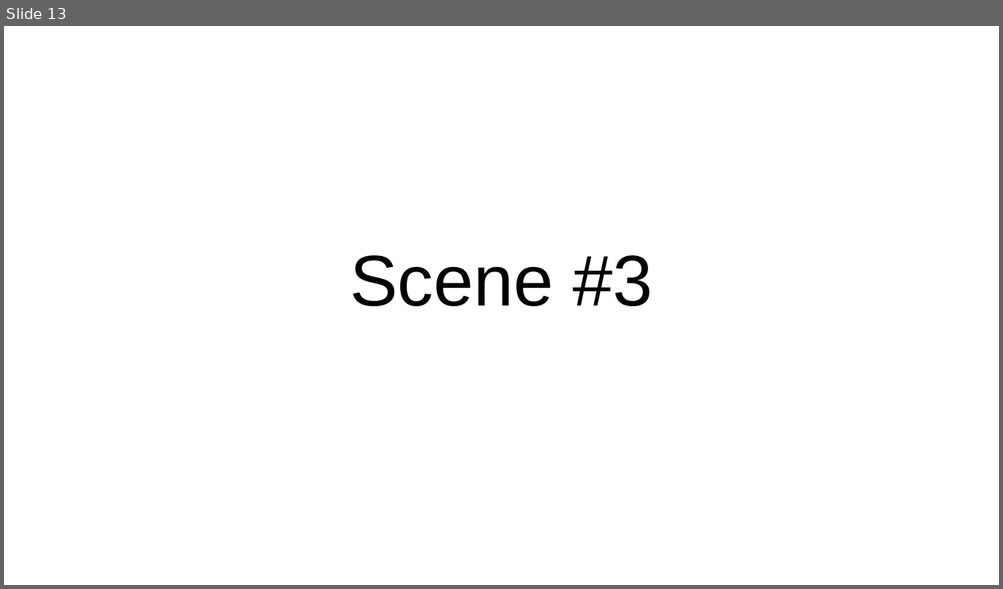
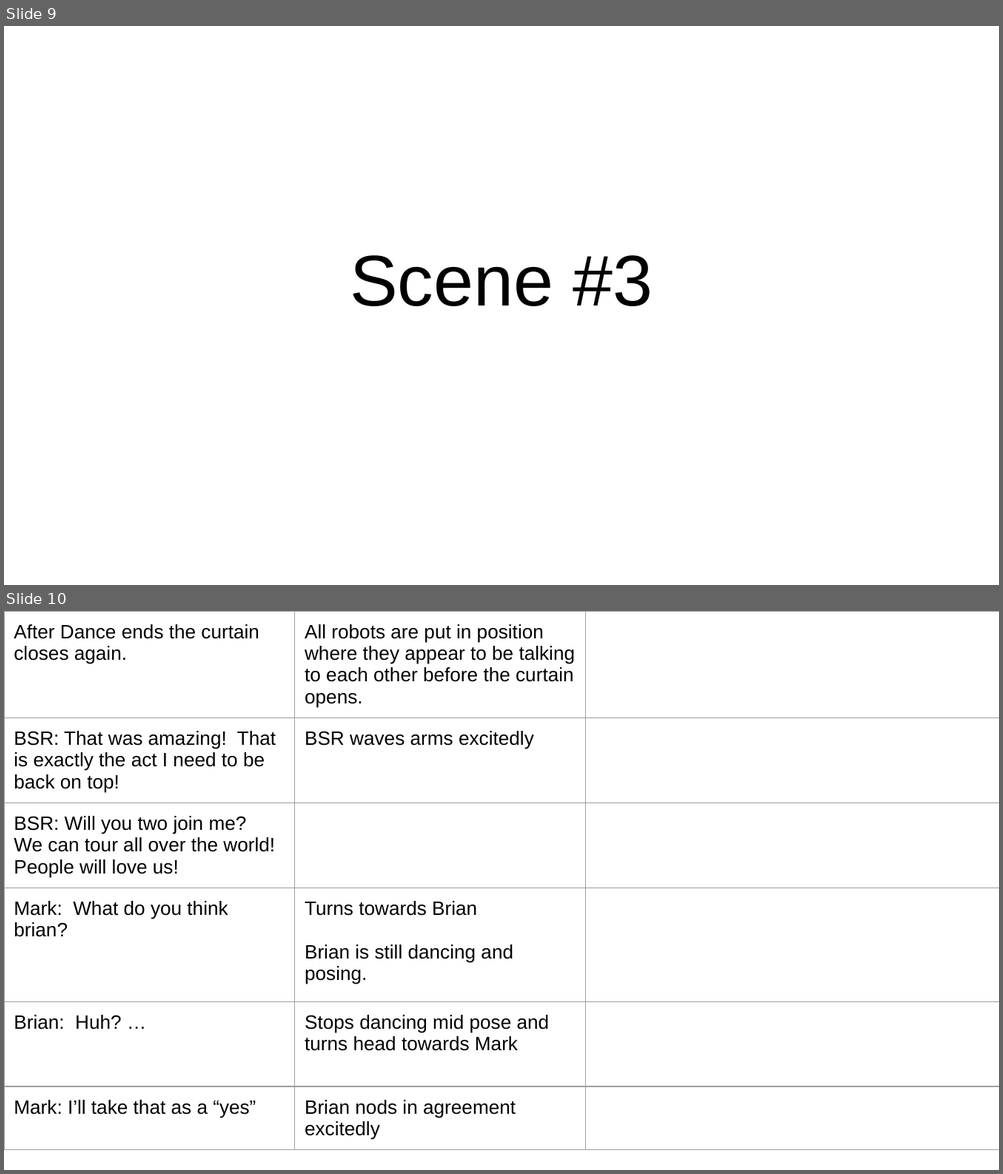
Before and after one commit to poanessa/RobotTheater2017, a slide deck: Capstone play_ Motion Library.pptx. Shown one above the other, each under a label of ours: slide 13 before the commit, slides 9 and 10 after it. The pictures are 1003x589 and 1003x1174 pixels, drawn with LibreOffice and Linux fonts; fonts in the diff are those of the drawing. Boxes give left, top, right and bottom in pixels: in the first picture for what was removed or moved away, otherwise in the second. Text is boxed around its words. In the diff, an @@ line names an element or a change of style, - is before the commit and + after.

```diff
--- a/Capstone play_ Motion Library.pptx
+++ b/Capstone play_ Motion Library.pptx
@@ slide 10 added at [4, 611, 999, 1170], background #FFFFFF @@
@@ table added at [4, 611, 999, 1143], 6 rows, 3 columns @@
+After Dance ends the curtain closes again. | All robots are put in position where they appear to be talking to each other before the curtain opens. | 
+BSR: That was amazing! That is exactly the act I need to be back on top! | BSR waves arms excitedly | 
+BSR: Will you two join me? We can tour all over the world! People will love us! |  | 
+Mark: What do you think brian? | Turns towards Brian / Brian is still dancing and posing. | 
+Brian: Huh? … | Stops dancing mid pose and turns head towards Mark | 
+Mark: I’ll take that as a “yes” | Brian nods in agreement excitedly | 
@@ what was slide 13 is now slide 9 @@
```
Also in this commit, not shown: 1 slide changed, 10 other slides added, 9 slides removed.
